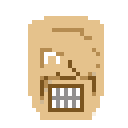
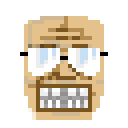
Layers edited between the first and the second 128px x 128px image:
moved "Mun 1" above "Accessoar 3", painted on it over [left=36, top=28, right=100, bottom=116]
added layer "Accessoar 3" above "Accessoar 2" over [left=20, top=44, right=108, bottom=76]
added layer "Ögon 3" above "Ansikte 1" over [left=24, top=16, right=104, bottom=120]
renamed "Ansikte" to "Ansikte 1", painted on it over [left=24, top=16, right=104, bottom=120]
removed layer "Bakgrund" over [left=20, top=16, right=108, bottom=120]
added layer "Bas" over [left=28, top=16, right=104, bottom=120]
